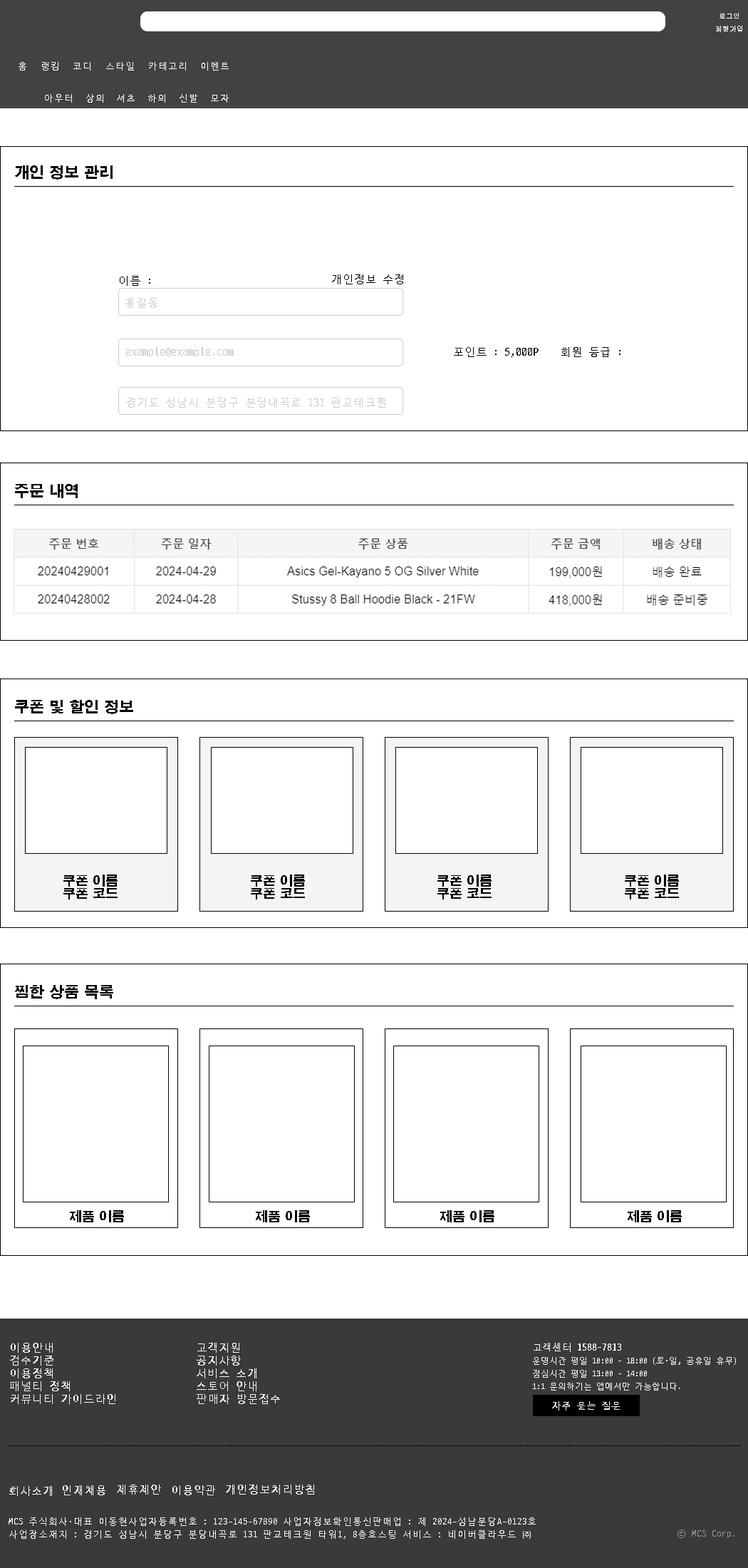
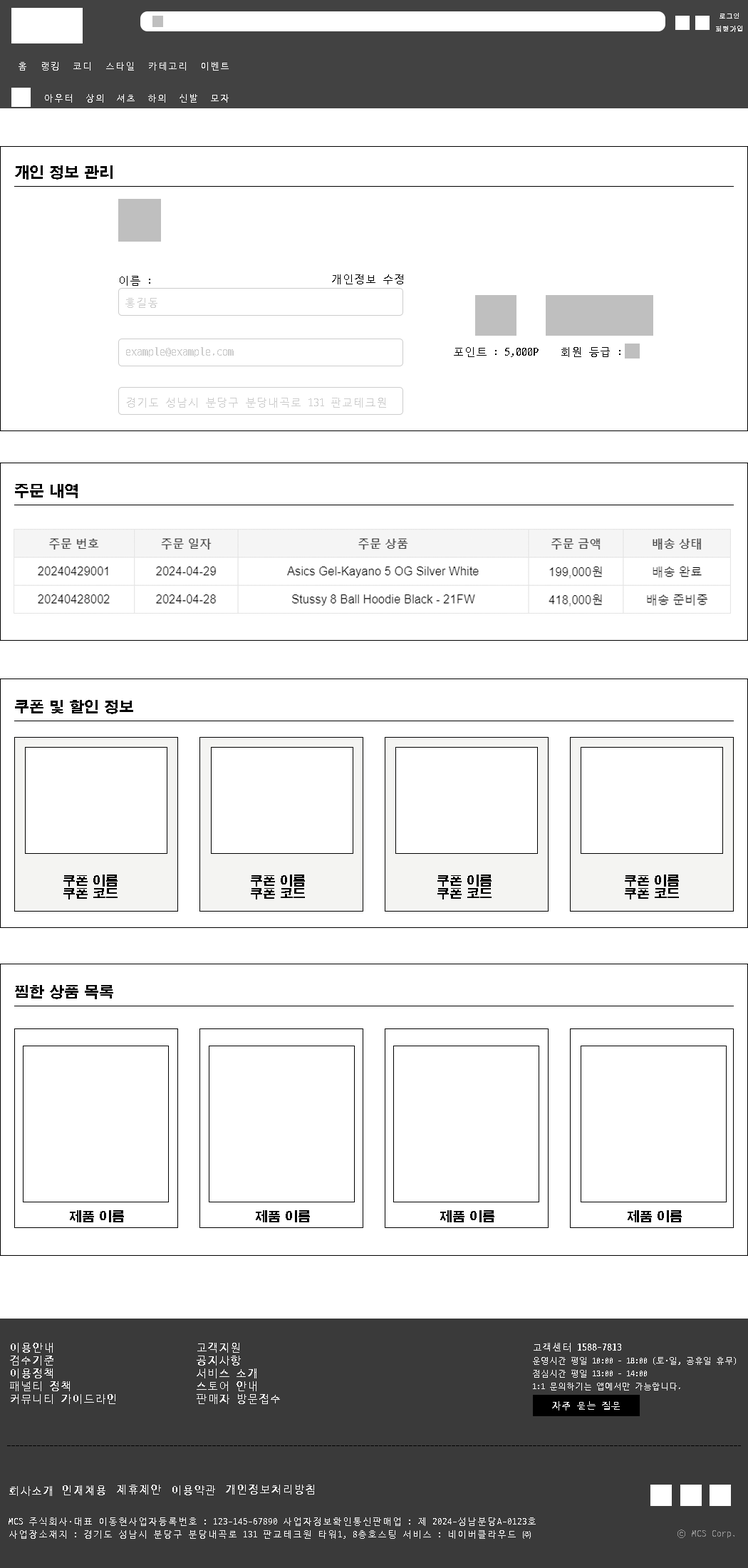
Before/after of a 748×1568 layered artwork. What changed in the layer stack:
added layer "Rectangle 3" in group "top-left" over [11, 7, 83, 44]
added layer "Rectangle 5" in group "tio-middle" over [152, 15, 164, 28]
added layer "Rectangle 6 copy" in group "top-right" over [695, 15, 710, 30]
added layer "Rectangle 6" in group "top-right" over [675, 15, 690, 30]
added layer "Rectangle 4" in group "bottom" over [11, 87, 31, 107]
added layer "Rectangle 10" in group "right" over [625, 343, 641, 359]
added layer "Rectangle 9" in group "right" over [545, 295, 654, 336]
added layer "Rectangle 8" in group "right" over [475, 295, 517, 336]
added layer "Rectangle 7" in group "img" over [118, 198, 162, 242]
added layer "Rectangle 11 copy 2" in group "sns-img" over [709, 1484, 732, 1506]
added layer "Rectangle 11 copy" in group "sns-img" over [680, 1484, 703, 1506]
added layer "Rectangle 11" in group "sns-img" over [650, 1484, 673, 1506]
